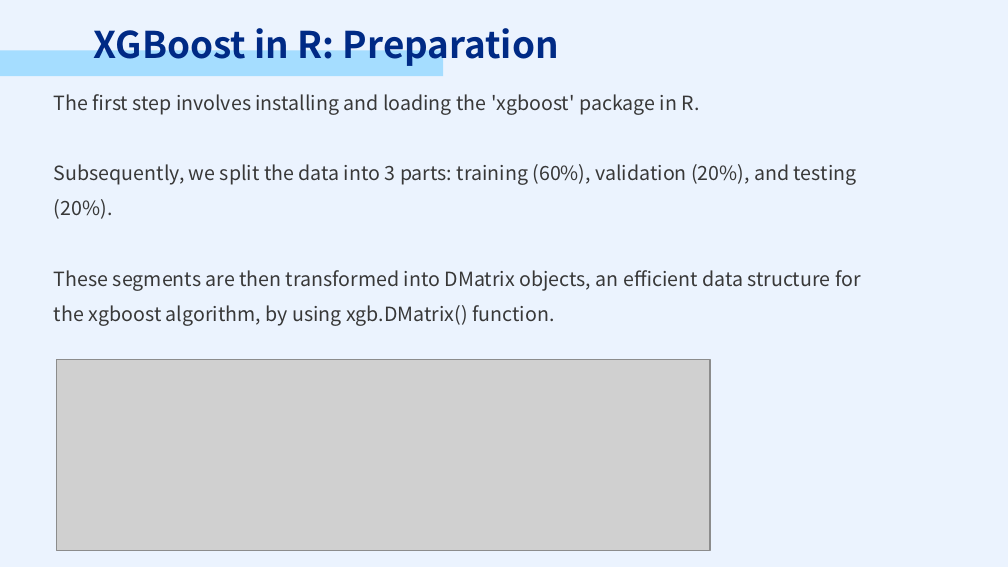
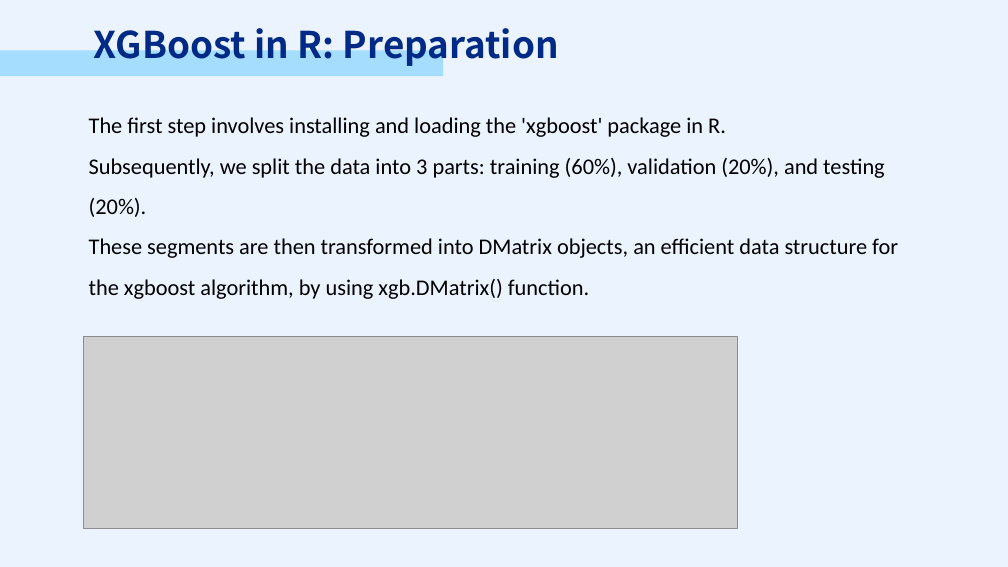
Before and after one commit to PSTAT197-F23/PSTAT197A_FP_Group1, a slide deck: slide 14 of scripts/drafts/PRESENTATION.pptx. Drawn at 1008x567 pixels with LibreOffice and Linux fonts; fonts in the diff are those of the drawing; grey boxes stand for pictures. Boxes give left, top, right and bottom in pixels: in the first picture for what was removed or moved away, otherwise in the second. Text is boxed around its words. In the diff, an @@ line names an element or a change of style, - is before the commit and + after.

```diff
--- a/scripts/drafts/PRESENTATION.pptx
+++ b/scripts/drafts/PRESENTATION.pptx
@@ text "The first step involves installing ...": place and size @@
-text "The first step involves installing ..." at (54,94,861,326)
+text "The first step involves installing ..." at (89,117,898,299)
@@ text "The first step involves installing ..." at (89,117,898,299): size 14 to 16 pt, font Noto Sans CJK SC to Calibri, text colour #383838 to #000000 @@
@@ picture: place and size @@
-picture at (56,360,710,551)
+picture at (84,337,737,528)
```
Also in this commit, not shown: 9 other slides changed.
